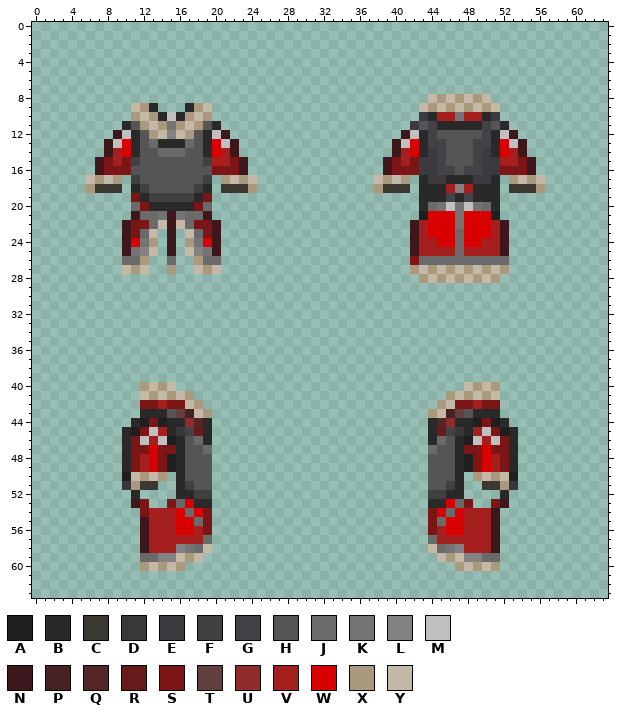
Pixel-art sprite: Resources/Textures/Clothing/OuterClothing/WinterCoats/coatwardenarmored.rsi/equipped-OUTERCLOTHING.png. The picture above was drawn from the file before the commit.
The file is 64x64 pixels. Colours within 5 levels of each other are drawn and written as one.
Palette (. is transparent): A #1f1f1f  B #292929  C #3a3830  D #383838  E #3c3a3f  F #414040  G #434246  H #555555  J #6a6a6a  K #747474  L #828282  M #c0c0c0  N #3d171c  P #462222  Q #552525  R #661a1a  S #7c1616  T #633e3e  U #902c2c  V #a51f1f  W #d80000  X #ab997e  Y #c4b8a6
And afterwards:
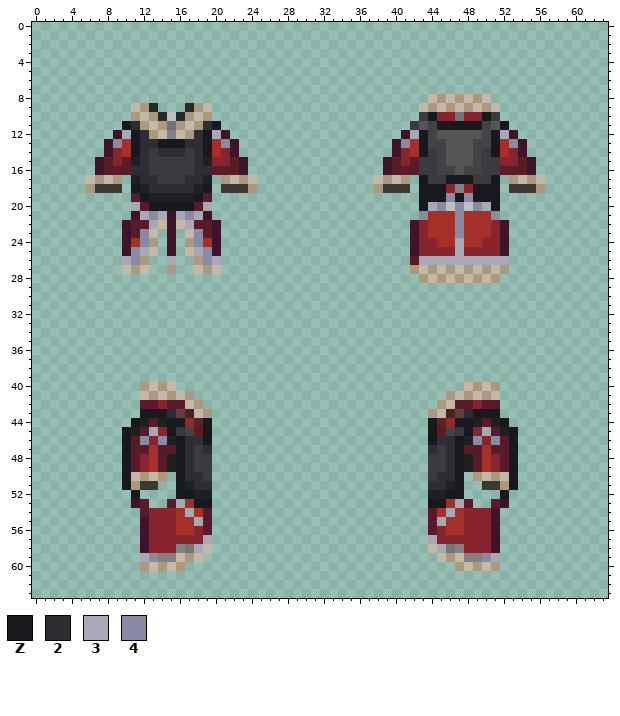
Colours new in this view: Z #18191e  2 #2d2d33  3 #a7aab6  4 #898ba2
Change:
Colour F changes from #414040 to #1f2026.
Colour N changes from #3d171c to #3f1329.
Colour S changes from #7c1616 to #591a2a.
Colour V changes from #a51f1f to #88242d.
Colour W changes from #d80000 to #a52f29.
Colour 2 replaces colour H in row 11 at x 11 and 19; in rows 12 to 15 at x 12 and 18; in row 16 at x 11 to 12 and 18 to 19; in row 17 at x 12 to 13 and 17 to 18; in row 18 at x 13 to 17; in row 43 at x 15 and 48.
Colour 2 replaces colour H in rows 46 to 49 at x 17 and 46; in row 50 at x 17 to 18 and 45 to 46; in row 51 at x 18 to 19 and 44 to 45.
Colour 2 replaces colour J in row 13 at x 13 and 17; in row 14 at x 14 to 16; in row 46 at x 18 and 45; in row 47 at x 19 and 44.
Colour 3 replaces colour J in row 20 at x 11, 19, 44 and 50; in row 21 at x 12 and 18; in row 22 at x 13 and 17; in rows 24 to 25 at x 47; in row 26 at x 10, 15, 20 and 43 to 52; in row 53 at x 16 and 47.
Colour 3 replaces colour J in row 54 at x 17 and 46; in row 55 at x 18 and 45; in row 57 at x 19 and 44; in row 58 at x 18 and 45; in row 59 at x 12 and 51.
Colour 3 replaces colour K in row 21 at x 14 and 16.
Colour 3 replaces colour L in row 25 at x 12 and 18.
Colour 3 replaces colour M in row 12 at x 10, 20, 42 and 52; in row 45 at x 13 and 50.
Colour 4 replaces colour A in row 21 at x 43 and 51.
Colour 4 replaces colour G in row 19 at x 46 and 48.
Colour 4 replaces colour J in row 21 at x 13 and 17; in row 23 at x 12, 18 and 47; in row 26 at x 11 and 19; in row 59 at x 13 and 50.
Colour 4 replaces colour K in row 20 at x 45, 47 and 49; in rows 21 to 22 at x 47; in row 24 at x 12 and 18; in row 25 at x 11 and 19.
Colour 4 replaces colour M in row 13 at x 9, 21, 41 and 53; in row 46 at x 12, 14, 49 and 51.
Colour E replaces colour H in row 14 at x 13 and 17; in rows 15 to 16 at x 13 to 17; in row 17 at x 14 to 16; in row 47 at x 18 and 45; in rows 48 to 49 at x 18 to 19 and 44 to 45; in row 50 at x 19 and 44.
Colour Z replaces colour A in row 50 at x 10 and 53.
Colour Z replaces colour B in row 10 at x 44 and 50; in row 11 at x 10, 20, 45 to 49 and 52; in row 12 at x 11, 19, 43 and 51; in row 13 at x 11, 14 to 16, 19, 43 and 51; in row 14 at x 11, 19, 43 and 51; in row 17 at x 43, 46 to 48 and 51.
Colour Z replaces colour B in row 18 at x 11, 19, 43 to 45 and 49 to 51; in row 19 at x 12, 18, 43 to 45, 47 and 49 to 51; in row 20 at x 13 to 17, 43 and 51; in row 43 at x 12 to 14 and 49 to 51; in row 44 at x 11, 15 to 16, 19, 44, 47 to 48 and 52; in row 45 at x 10, 15, 19, 44, 48 and 53.
Colour Z replaces colour B in row 46 at x 10, 16, 19, 44, 47 and 53; in rows 47 to 49 at x 10, 16, 47 and 53; in rows 50 to 51 at x 16 and 47; in row 52 at x 11, 16 to 17, 46 to 47 and 52; in row 53 at x 18 to 19 and 44 to 45.
Colour Z replaces colour D in row 51 at x 10 and 53.
